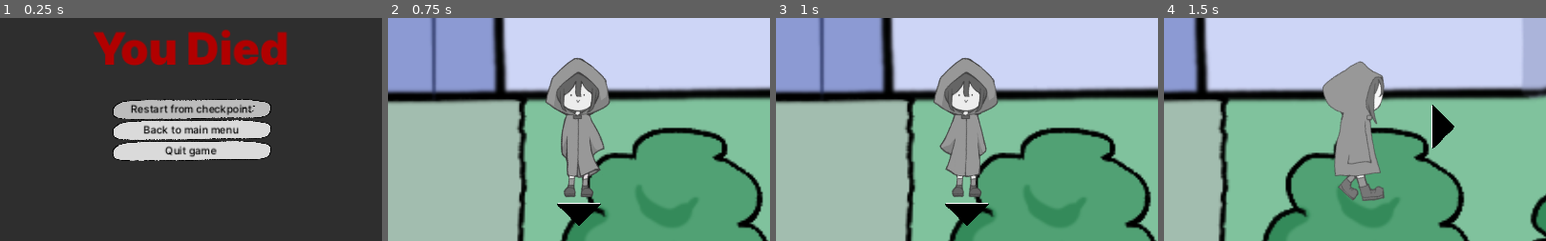
Above: before the commit, frames 1-4 (left to right).
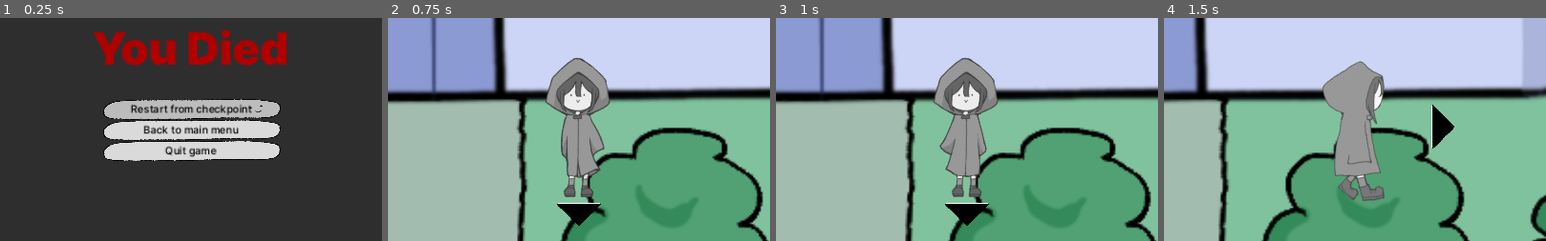
Above: after the commit, the same moments.

Repository: JMSVY-Super-Cool-Group-14/Dye-Chromatic
Game: Godot game, scene res://scenes/ui/death_screen.tscn
Two runs of this game, one before a commit and one after it. Both use one fixed random seed, a clock stepped at 60 frames per second and the inputs below. This scene is started directly instead of the project's main scene.
Inputs (mouse positions are % of the whole screen's width and height, from its top left):
- Up to frame 1 (0.25 s): no input
- Up to frame 2 (0.75 s): click "Restart from checkpoint" at 0.5 s
- Up to frame 3 (1 s): no input
- Up to frame 4 (1.5 s): tap Enter at 1.25 s; move the mouse to (72, 45) at 1.27 s; hold D (move_right) from 1.28 s (still down); tap C (interact) at 1.35 s
The pictures show only the part of the screen within x 25-75%, y 26-76%; the shares and areas given below are measured in that part.

The runs differ from the first frame. In frame 1, 1.9% of the frame differs, in the area x 27-74%, y 36-65%; in frame 2, nothing differs; in frame 3, nothing differs; in frame 4, nothing differs.

Commit message:
Adjust game over

Diff:
--- a/src/scenes/ui/death_screen.tscn
+++ b/src/scenes/ui/death_screen.tscn
@@ -37,9 +37,9 @@
 
 [node name="MarginContainer" type="MarginContainer" parent="PanelContainer/MarginContainer/VBoxContainer"]
 layout_mode = 2
-theme_override_constants/margin_left = 175
+theme_override_constants/margin_left = 160
 theme_override_constants/margin_top = 25
-theme_override_constants/margin_right = 175
+theme_override_constants/margin_right = 160
 
 [node name="VBoxContainer" type="VBoxContainer" parent="PanelContainer/MarginContainer/VBoxContainer/MarginContainer"]
 layout_mode = 2
--- a/src/scripts/StateMachine/States/overState.gd
+++ b/src/scripts/StateMachine/States/overState.gd
@@ -6,11 +6,3 @@
 	var game_over = end_screen.instantiate()
 	add_child(game_over)
 	get_tree().paused = true
-
-func _exit_state():
-	pass
-
-func _state_update(_delta: float):
-	pass
-func _state_physics_update(_delta: float):
-	pass
--- a/src/scripts/ui/death_screen.gd
+++ b/src/scripts/ui/death_screen.gd
@@ -8,9 +8,10 @@
 	get_tree().quit()
 
 func _on_back_pressed():
-	#TODO: unpause
+	get_tree().paused = false
 	get_tree().change_scene_to_file("res://scenes/ui/main.tscn")
 
 func _on_restart_pressed():
 	# TODO: Checkpoint logic
+	get_tree().paused = false
 	get_tree().change_scene_to_file("res://scenes/game.tscn")
